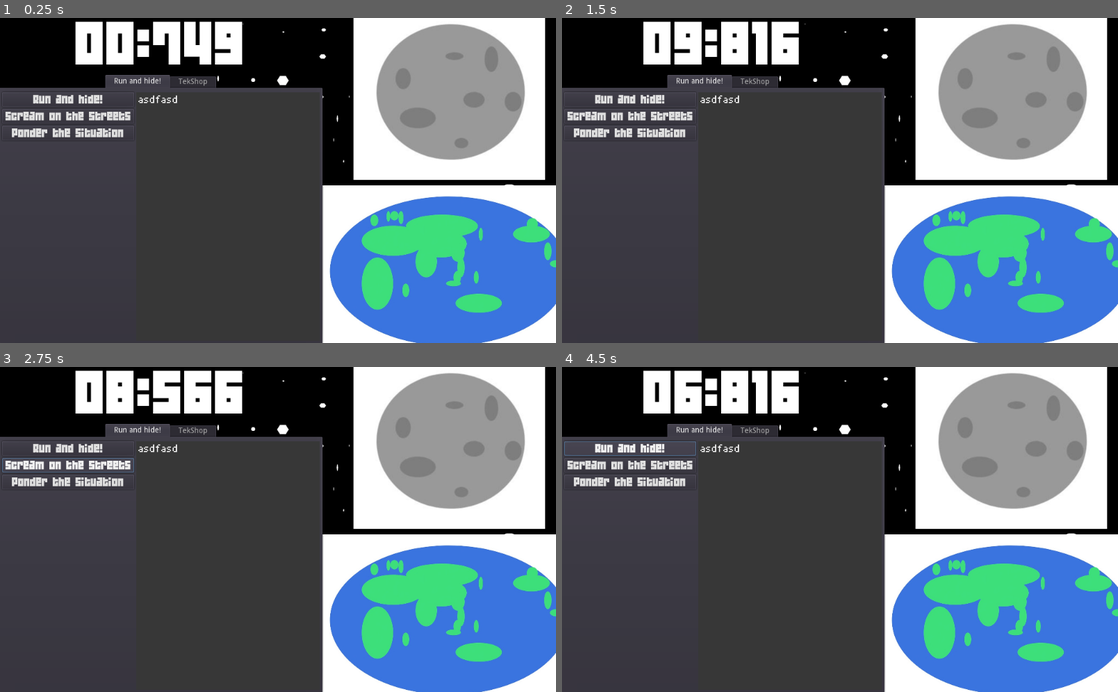
Above: before the commit, frames 1-4 (two rows, left to right).
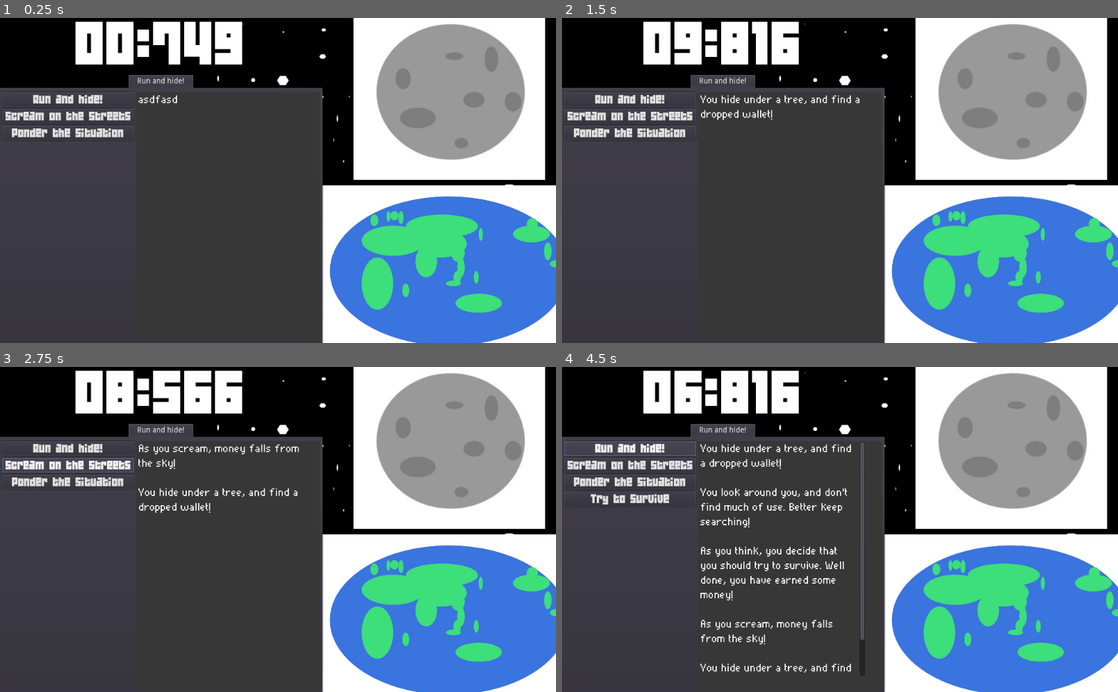
Above: after the commit, the same moments.

Repository: AngelOnFira/ludum-50
Game: Godot game, scene res://Main.tscn
Two runs of this game, one before a commit and one after it. Both use one fixed random seed, a clock stepped at 60 frames per second and the inputs below.
Inputs (mouse positions are in pixels of both pictures, inside the frame that each line leads up to):
- Up to frame 1 (0.25 s): no input
- Up to frame 2 (1.5 s): click "Run and hide!" at 0.5 s; click "Continue" at 1.25 s
- Up to frame 3 (2.75 s): click "Scream on the streets" at 2 s
- Up to frame 4 (4.5 s): click "Ponder the situation" at 2.75 s; click (628, 500) at 3.5 s, where only the run after the commit has a clickable "Try to survive"; click "Run and hide!" at 4.25 s

The runs differ from the first frame. In frame 1, 0.5% of the frame differs, in the area x 18-39%, y 17-22%; in frame 2, 0.9%; in frame 3, 1.2%; in frame 4, 3.7%, in the area x 5-55%, y 17-95%.
Error before the commit: Parse Error: ',' or ']' expected (res://RunAndHide.gd:48)

Commit message:
Working tab show

Diff:
--- a/Blackboard.gd
+++ b/Blackboard.gd
@@ -2,3 +2,45 @@
 
 
 var money: int = 0
+
+# Survive story
+var try_to_survive_story_index = 0
+var try_to_survive_story = [
+	"You look around you, and don't find much of use. Better keep searching!",
+	# "You see the mall off in the distance.",
+	# "You run down the street.",
+	# "You keep running down the street.",
+	# "You keep running down the street. (It's getting closer!)",
+	# "You keep running down the street.",
+	# "You keep running down the street.",
+	# "You keep running down the street.",
+	# "You keep running down the street. (Just a bit further!)",
+	# "You keep running down the street.",
+	# "You keep running down the street.",
+	# "You keep running down the street.",
+	# "You keep running down the street.",
+	# "You keep running down the street.",
+	# "You keep running down the street.",
+	# "You keep running down the street.",
+	# "You keep running down the street.",
+	# "You keep running down the street. (You're really close!)",
+	# "You keep running down the street.",
+	# "You keep running down the street.",
+	# "You keep running down the street.",
+	# "You keep running down the street.",
+	# "You keep running down the street.",
+	# "You keep running down the street.",
+	# "You keep running down the street.",
+	# "You enter the mall.",
+	# "You start looking at stores",
+	"You find the TekShop!",
+]
+
+
+
+func reset_game():
+	try_to_survive_story_index = 0
+
+
+# Signals
+signal show_tab(tab)
--- a/Main.gd
+++ b/Main.gd
@@ -1,4 +1,7 @@
 extends Control
+
+onready var blackboard = get_node("/root/Blackboard")
+
 
 
 # Declare member variables here. Examples:
@@ -29,10 +32,19 @@
 	0, # Laptop updates
 ]
 
+onready var tab_container = $LeftSide/LeftSidePanel/TabContainer
+
 
 # Called when the node enters the scene tree for the first time.
 func _ready():
 	$StoryPanel/RichTextLabel.text = story[0]
+
+	# Hide any tabs except the first
+	for i in range(1, tab_container.get_child_count()):
+		tab_container.set_tab_hidden(i, true)
+
+	# Attach signals
+	blackboard.connect("show_tab", self, "show_tab")
 
 
 # Called every frame. 'delta' is the elapsed time since the previous frame.
@@ -67,7 +79,10 @@
 	if timer <= 0:
 		timer = 1000 * 10
 		$LeftSide/LeftSidePanel/Timer.text = "10:000"
-		# $"LeftSide/LeftSidePanel/TabContainer/Run and hide!/LeftPanel/Money".text = "0"
+		# $"LeftSide/LeftSidePanel/TabContainer/Run and
+		# hide!/LeftPanel/Money".text = "0"
+
+		# Run the reset function in blackboard
 
 		# Show the StoryPanel
 		$StoryPanel.visible = true
@@ -89,3 +104,7 @@
 	get_tree().paused = false
 
 	print("resumed~!")
+
+
+func show_tab(tab: int):
+	tab_container.set_tab_hidden(tab, false)
--- a/Main.tscn
+++ b/Main.tscn
@@ -171,6 +171,11 @@
 margin_bottom = 141.0
 text = "Upgrade 1"
 
+[node name="Popup" type="Popup" parent="LeftSide"]
+visible = true
+margin_right = 40.0
+margin_bottom = 40.0
+
 [node name="StoryPanel" type="ColorRect" parent="."]
 visible = false
 anchor_top = 0.671
@@ -207,6 +212,6 @@
 [connection signal="pressed" from="LeftSide/LeftSidePanel/TabContainer/Run and hide!/HBoxContainer/LeftPanel/Hide2" to="LeftSide/LeftSidePanel/TabContainer/Run and hide!" method="_on_Hide_pressed" binds= [ 2 ]]
 [connection signal="pressed" from="LeftSide/LeftSidePanel/TabContainer/Run and hide!/HBoxContainer/LeftPanel/Hide3" to="LeftSide/LeftSidePanel/TabContainer/Run and hide!" method="_on_Hide_pressed" binds= [ 3 ]]
 [connection signal="pressed" from="LeftSide/LeftSidePanel/TabContainer/Run and hide!/HBoxContainer/LeftPanel/Hide4" to="LeftSide/LeftSidePanel/TabContainer/Run and hide!" method="_on_Hide_pressed" binds= [ 4 ]]
-[connection signal="pressed" from="LeftSide/LeftSidePanel/TabContainer/Run and hide!/HBoxContainer/LeftPanel/Search1" to="LeftSide/LeftSidePanel/TabContainer/Run and hide!" method="_on_Hide_pressed" binds= [ 1 ]]
+[connection signal="pressed" from="LeftSide/LeftSidePanel/TabContainer/Run and hide!/HBoxContainer/LeftPanel/Search1" to="LeftSide/LeftSidePanel/TabContainer/Run and hide!" method="_on_Search_pressed"]
 [connection signal="pressed" from="LeftSide/LeftSidePanel/TabContainer/TekShop/LeftPanel/Button" to="." method="_on_Button_pressed"]
 [connection signal="pressed" from="StoryPanel/Continue" to="." method="_on_Continue_pressed"]
--- a/RunAndHide.gd
+++ b/RunAndHide.gd
@@ -16,38 +16,14 @@
 	"As you think, you decide that you should try to survive. Well done, you have earned some money!"
 ]
 
-var try_to_survive_story_index = 0
-var try_to_survive_story = [
-	"You look around you, and don't find much of use. Better keep searching!",
-	"You see the mall off in the distance.",
-	"You run down the street.",
-	"You keep running down the street.",
-	"You keep running down the street. (It's getting closer!)",
-	"You keep running down the street.",
-	"You keep running down the street.",
-	"You keep running down the street.",
-	"You keep running down the street. (Just a bit further!)",
-	"You keep running down the street.",
-	"You keep running down the street.",
-	"You keep running down the street.",
-	"You keep running down the street.",
-	"You keep running down the street.",
-	"You keep running down the street.",
-	"You keep running down the street.",
-	"You keep running down the street.",
-	"You keep running down the street. (You're really close!)",
-	"You keep running down the street.",
-	"You keep running down the street.",
-	"You keep running down the street.",
-	"You keep running down the street.",
-	"You keep running down the street.",
-	"You keep running down the street.",
-	"You keep running down the street.",
-	"You enter the mall.",
-	"You start looking"
-	""
-	"You find the TekShop!"
-]
+func update_log():
+	# Update the text log
+	var log_text_string = ""
+	for i in range(len(log_text)):
+		log_text_string += log_text[i] + "\n\n"
+
+	log_node.text = log_text_string
+
 
 func _on_Hide_pressed(extra_arg_0:int):
 	# Add a random amount of money
@@ -60,9 +36,33 @@
 	if extra_arg_0 == 3:
 		$HBoxContainer/LeftPanel/Search1.visible = true
 
-	# Update the text log
-	var log_text_string = ""
-	for i in range(len(log_text)):
-		log_text_string += log_text[i] + "\n\n"
+	# Update the log
+	update_log()
 
-	log_node.text = log_text_string
+func _on_Search_pressed():
+	log_text.insert(0, survive_story())
+
+	# Update the log
+	update_log()
+
+func survive_story():
+	var story = ""
+
+	# Check if we're at the end
+	if blackboard.try_to_survive_story_index >= len(blackboard.try_to_survive_story):
+		# They survived!
+		story = "You've already found the TekShop!"
+	else:
+		# Add the current survive story to the log
+		story = blackboard.try_to_survive_story[blackboard.try_to_survive_story_index]
+
+	# If we're right at the end
+	if blackboard.try_to_survive_story_index == len(blackboard.try_to_survive_story):
+		# Show the TekShop tab
+		blackboard.emit_signal("show_tab", 1)
+
+
+	# Increment the story index
+	blackboard.try_to_survive_story_index += 1
+
+	return story
